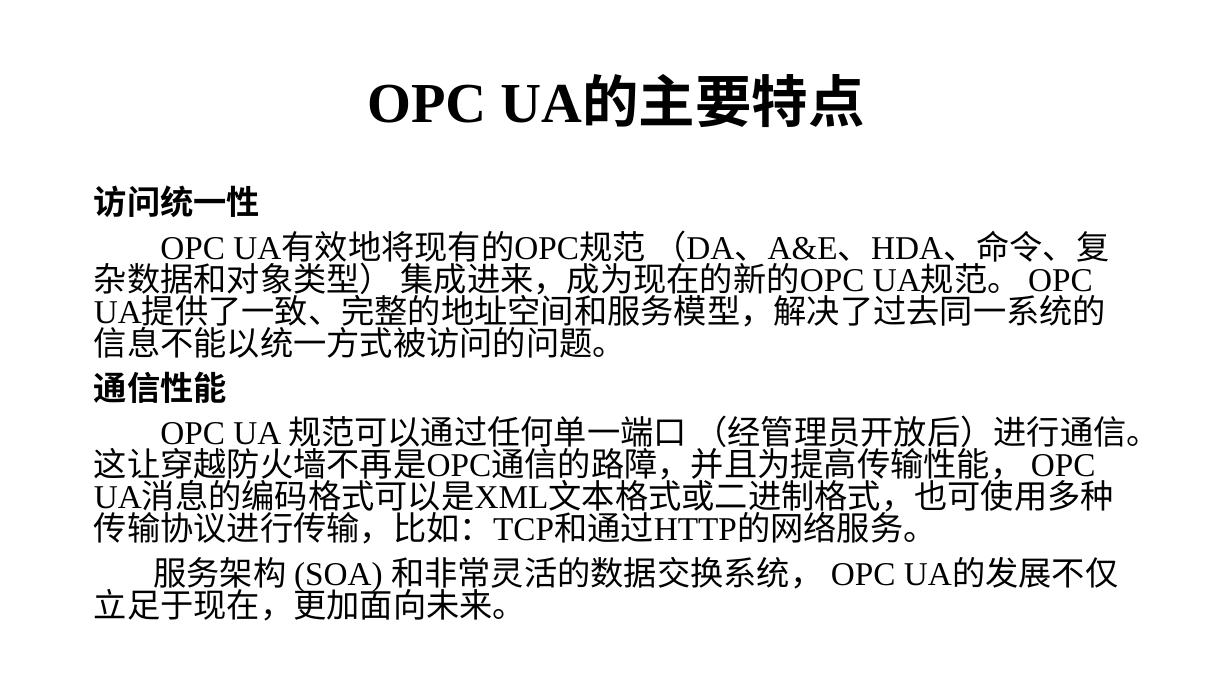
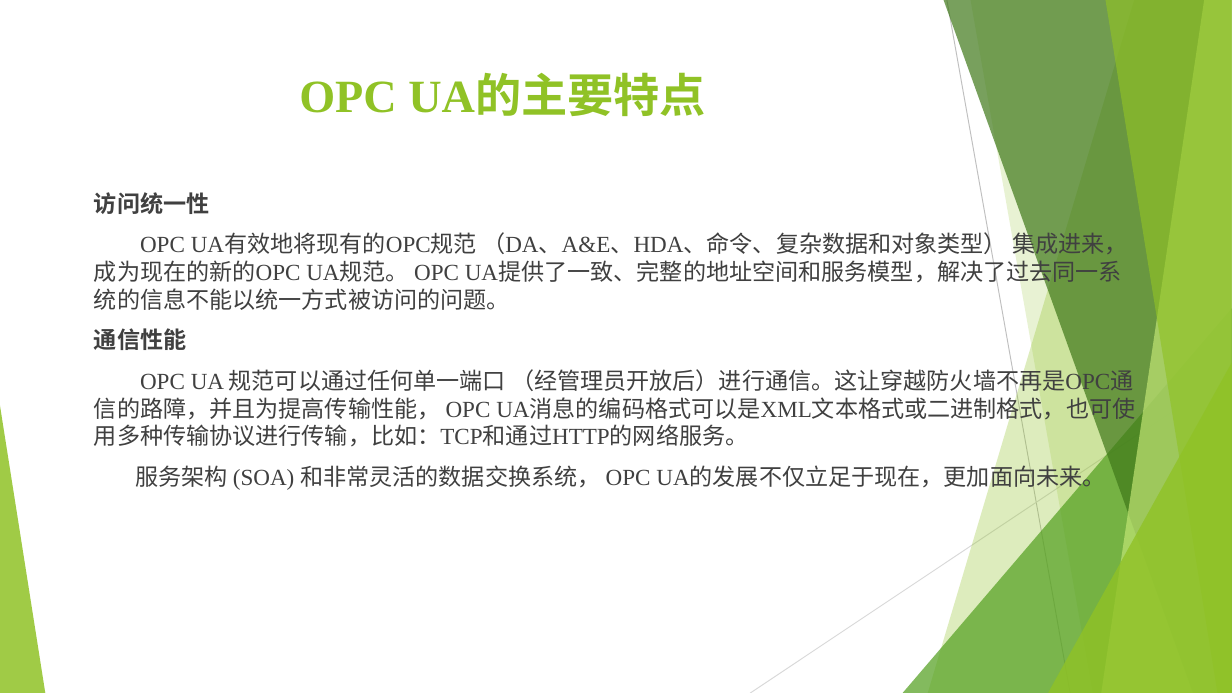
Before and after one commit to marinajacks/powerlink, a slide deck: slide 3 of 研究组会/组会PPT.pptx. Drawn at 1232x693 pixels with LibreOffice and Linux fonts; fonts in the diff are those of the drawing. Boxes give left, top, right and bottom in pixels: in the first picture for what was removed or moved away, otherwise in the second. Text is boxed around its words. In the diff, an @@ line names an element or a change of style, - is before the commit and + after.

```diff
--- a/研究组会/组会PPT.pptx
+++ b/研究组会/组会PPT.pptx
@@ title "OPC UA的主要特点": place and size @@
-title "OPC UA的主要特点" at [367,78,864,127]
+title "OPC UA的主要特点" at [299,76,706,116]
@@ title "OPC UA的主要特点" at [299,76,706,116]: size 44 to 36 pt, text colour #000000 to #90C226; line spacing 0.9 to 1; vertical alignment middle to top @@
@@ text "访问统一性" at [94,192,1135,491]: size 25.9 to 18 pt, text colour #000000 to #404040; line spacing 0.8 to 1 @@
@@ group added at [0,0,1232,693]: 5 freeform shapes, 3 triangles, 2 lines @@
```
Also in this commit, not shown: 4 other slides changed, 1 slide added, 1 slide removed, 1 other file.
